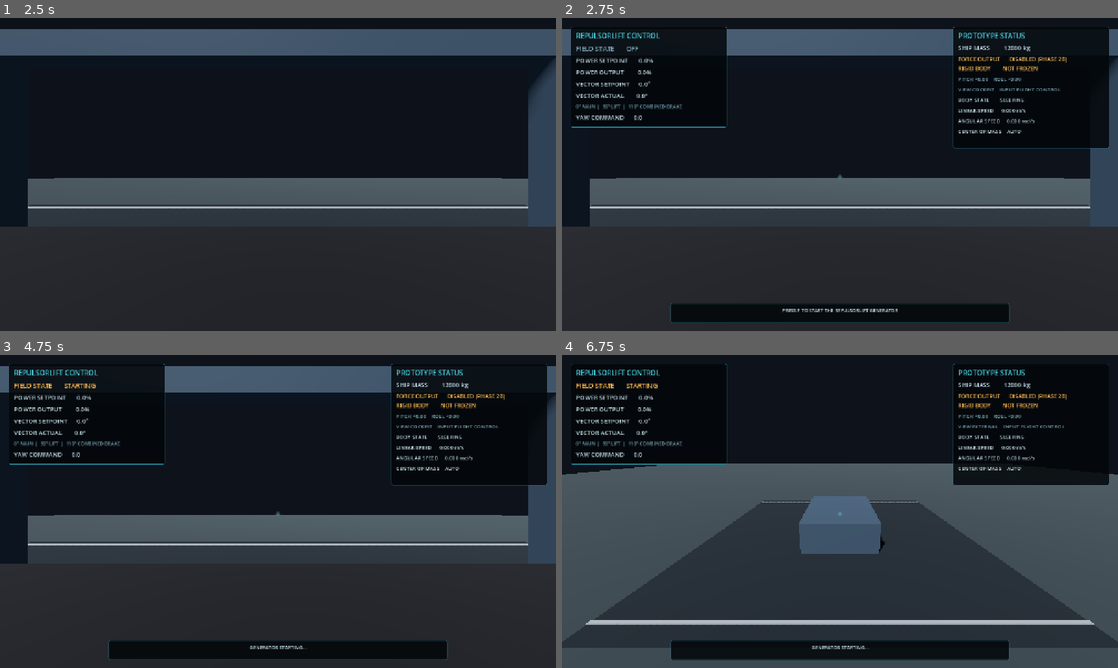
Above: before the commit, frames 1-4 (two rows, left to right).
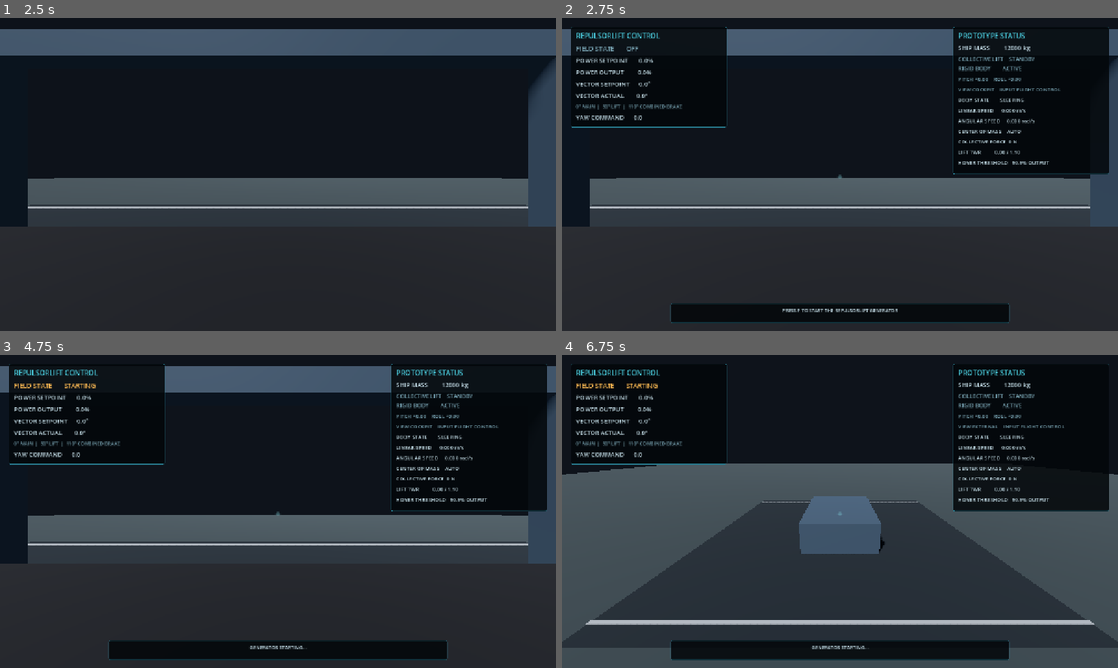
Above: after the commit, the same moments.

Repository: OvalDreamX/Gd-Proyect
Game: Godot game, scene res://scenes/test_range.tscn
Same seed, same stepped clock (60 frames per second), same inputs: the game is played once before the commit and once after it.
Inputs (mouse positions are in pixels of both pictures, inside the frame that each line leads up to):
- Up to frame 1 (2.5 s): tap Enter at 0.5 s; move the mouse to (305, 174) at 0.52 s; hold F (interact) 0.53-1.28 s; hold W (move_forward) from 0.53 s (still down); tap Space (jump) at 0.77, 1.52 s; move the mouse to (250, 174) at 1.27 s; tap F (interact) at 1.35, 2.3 s; move the mouse to (289, 168) at 2.02 s; hold C (ship_camera_toggle) from 2.03 s (still down)
- Up to frame 2 (2.75 s): keep holding W (move_forward); keep holding C (ship_camera_toggle)
- Up to frame 3 (4.75 s): keep holding W (move_forward); tap F (interact) at 2.75, 3.05, 3.5, 4.55 s; move the mouse to (272, 517) at 2.77 s; release C (ship_camera_toggle) at 2.78 s; tap Q (ship_vector_decrease) at 2.85 s; tap Space (jump) at 3.02, 3.77, 4.52 s; move the mouse to (316, 514) at 3.52 s; hold F (interact) 3.53-4.28 s; tap E (ship_vector_increase) at 3.6 s; move the mouse to (233, 508) at 4.27 s; tap Shift at 4.35 s
- Up to frame 4 (6.75 s): tap Enter at 5 s; move the mouse to (845, 511) at 5.02 s; hold F (interact) 5.03-5.78 s; move the mouse to (817, 505) at 5.77 s; release W (move_forward) at 5.78 s; hold D (move_right) 5.78-6.53 s; tap F (interact) at 5.85 s; tap Space (jump) at 6.02 s; move the mouse to (867, 511) at 6.52 s; hold W (move_forward) from 6.53 s (still down); hold C (ship_camera_toggle) from 6.53 s (still down)

Frame 1 is identical in both runs. In frame 2, 1.0% of the frame differs, in the area x 70-99%, y 12-50%; in frame 3, 1.0%; in frame 4, 2.7%.

Commit message:
2D

Diff:
--- a/scenes/ship.tscn
+++ b/scenes/ship.tscn
@@ -1,8 +1,9 @@
-[gd_scene load_steps=14 format=3]
+[gd_scene load_steps=15 format=3]
 
 [ext_resource type="Script" path="res://scripts/ship_interactable.gd" id="1_ship"]
 [ext_resource type="Script" path="res://scripts/ship_flight_controller.gd" id="2_flight_controller"]
 [ext_resource type="Script" path="res://scripts/ship_camera_controller.gd" id="3_camera_controller"]
+[ext_resource type="Script" path="res://scripts/repulsorlift_system.gd" id="4_repulsorlift_system"]
 
 [sub_resource type="BoxShape3D" id="BoxShape_hull"]
 size = Vector3(3.6, 1.5, 5.2)
@@ -118,5 +119,8 @@
 near = 0.05
 current = false
 
+[node name="RepulsorliftSystem" type="Node" parent="."]
+script = ExtResource("4_repulsorlift_system")
+
 [node name="FlightController" type="Node" parent="."]
 script = ExtResource("2_flight_controller")
--- a/scripts/flight_hud.gd
+++ b/scripts/flight_hud.gd
@@ -24,6 +24,9 @@
 var _linear_velocity_label: Label
 var _angular_velocity_label: Label
 var _com_mode_label: Label
+var _lift_force_label: Label
+var _lift_twr_label: Label
+var _hover_power_label: Label
 var _instruction_label: Label
 var _debug_overview_panel: PanelContainer
 var _debug_overview_label: Label
@@ -49,8 +52,6 @@
 	var roll: float = float(telemetry.get("roll_command", 0.0))
 	var mass_kg: float = float(telemetry.get("ship_mass_kg", 0.0))
 	var body_frozen: bool = bool(telemetry.get("rigid_body_frozen", true))
-	var physics_connected: bool = bool(telemetry.get("physics_output_connected", false))
-	var controls_armed: bool = bool(telemetry.get("controls_armed", true))
 	var camera_view: String = str(telemetry.get("camera_view", "COCKPIT"))
 	var input_mode: String = str(telemetry.get("input_mode", "FLIGHT CONTROL"))
 	var camera_yaw: float = float(telemetry.get("camera_yaw_degrees", 0.0))
@@ -62,6 +63,13 @@
 	var angular_velocity: Vector3 = telemetry.get("ship_angular_velocity", Vector3.ZERO)
 	var is_sleeping: bool = bool(telemetry.get("ship_is_sleeping", false))
 	var com_mode: String = str(telemetry.get("center_of_mass_mode", "AUTO"))
+	var lift_force_vector: Vector3 = telemetry.get("lift_force_vector", Vector3.ZERO)
+	var lift_force_n: float = float(telemetry.get("lift_force_newtons", 0.0))
+	var actual_lift_twr: float = float(telemetry.get("lift_actual_twr", 0.0))
+	var maximum_lift_twr: float = float(telemetry.get("lift_maximum_twr", 0.0))
+	var hover_power_percent: float = float(telemetry.get("lift_hover_power_percent", -1.0))
+	var gravity_magnitude: float = float(telemetry.get("lift_gravity_magnitude", 0.0))
+	var field_online: bool = bool(telemetry.get("lift_field_online", false))
 
 	_field_state_label.text = "FIELD STATE       %s" % field_state
 	match field_state:
@@ -73,8 +81,8 @@
 			_instruction_label.text = "GENERATOR STARTING..."
 		"ONLINE":
 			_field_state_label.add_theme_color_override("font_color", COLOR_ONLINE)
-			if controls_armed:
-				_instruction_label.text = "FIELD ONLINE  |  COMMAND INPUT IS NOT YET CONNECTED TO PHYSICS"
+			if bool(telemetry.get("controls_armed", true)):
+				_instruction_label.text = "FIELD ONLINE  |  COLLECTIVE LIFT TEST IS FIXED VERTICAL"
 			else:
 				_instruction_label.text = "RELEASE W/S, Q/E AND A/D TO ARM THE COMMAND INPUTS"
 		_:
@@ -93,14 +101,20 @@
 	_linear_velocity_label.text = "LINEAR SPEED      %.3f m/s" % linear_velocity.length()
 	_angular_velocity_label.text = "ANGULAR SPEED     %.3f rad/s" % angular_velocity.length()
 	_com_mode_label.text = "CENTER OF MASS    %s" % com_mode
-
-	if physics_connected:
-		_physics_label.text = "FORCE OUTPUT      CONNECTED"
+	_lift_force_label.text = "COLLECTIVE FORCE  %s N" % String.num(lift_force_n, 0)
+	_lift_twr_label.text = "LIFT TWR          %.2f / %.2f" % [actual_lift_twr, maximum_lift_twr]
+	if hover_power_percent >= 0.0 and hover_power_percent <= 100.0:
+		_hover_power_label.text = "HOVER THRESHOLD   %.1f%% OUTPUT" % hover_power_percent
+	else:
+		_hover_power_label.text = "HOVER THRESHOLD   UNREACHABLE"
+
+	if field_online:
+		_physics_label.text = "COLLECTIVE LIFT    ONLINE"
 		_physics_label.add_theme_color_override("font_color", COLOR_ONLINE)
 	else:
-		_physics_label.text = "FORCE OUTPUT      DISABLED (PHASE 2B)"
-		_physics_label.add_theme_color_override("font_color", COLOR_WARNING)
-	_physics_label.text += "\nRIGID BODY        %s" % ("FROZEN" if body_frozen else "NOT FROZEN")
+		_physics_label.text = "COLLECTIVE LIFT    STANDBY"
+		_physics_label.add_theme_color_override("font_color", COLOR_MUTED)
+	_physics_label.text += "\nRIGID BODY        %s" % ("FROZEN" if body_frozen else "ACTIVE")
 
 	_debug_overview_panel.visible = debug_enabled
 	if debug_enabled:
@@ -108,10 +122,12 @@
 			"VIEW: %s     INPUT: %s\n" % [camera_view, input_mode]
 			+ "VIRTUAL PITCH: %+.3f     ROLL: %+.3f\n" % [pitch, roll]
 			+ "CAMERA YAW: %+.1f°     PITCH: %+.1f°\n" % [camera_yaw, camera_pitch]
-			+ "DEBUG UI INTERACTION: %s" % ("ACTIVE" if debug_interaction else "INACTIVE")
-			+ "\nWORLD POS: (%.3f, %.3f, %.3f) m\n" % [ship_position.x, ship_position.y, ship_position.z]
+			+ "DEBUG UI INTERACTION: %s\n" % ("ACTIVE" if debug_interaction else "INACTIVE")
+			+ "WORLD POS: (%.3f, %.3f, %.3f) m\n" % [ship_position.x, ship_position.y, ship_position.z]
 			+ "LINEAR VEL: (%.3f, %.3f, %.3f) m/s\n" % [linear_velocity.x, linear_velocity.y, linear_velocity.z]
 			+ "ANGULAR VEL: (%.3f, %.3f, %.3f) rad/s\n" % [angular_velocity.x, angular_velocity.y, angular_velocity.z]
+			+ "LIFT FORCE: (%.0f, %.0f, %.0f) N\n" % [lift_force_vector.x, lift_force_vector.y, lift_force_vector.z]
+			+ "LIFT TWR: %.2f / %.2f    GRAVITY: %.2f m/s²\n" % [actual_lift_twr, maximum_lift_twr, gravity_magnitude]
 			+ "BODY: %s    COM MODE: %s" % ["SLEEPING" if is_sleeping else "ACTIVE", com_mode]
 		)
 
@@ -138,13 +154,16 @@
 	var status_content := _create_panel_content(status_panel)
 	_add_label(status_content, "PROTOTYPE STATUS", 16, COLOR_ACCENT)
 	_mass_label = _add_label(status_content, "SHIP MASS         -- kg", 14, COLOR_TEXT)
-	_physics_label = _add_label(status_content, "FORCE OUTPUT      DISABLED (BASELINE)", 13, COLOR_WARNING)
+	_physics_label = _add_label(status_content, "COLLECTIVE LIFT    STANDBY", 13, COLOR_MUTED)
 	_pitch_roll_label = _add_label(status_content, "PITCH +0.00    ROLL +0.00", 12, COLOR_MUTED)
 	_camera_mode_label = _add_label(status_content, "VIEW COCKPIT    INPUT FLIGHT CONTROL", 12, COLOR_MUTED)
 	_body_state_label = _add_label(status_content, "BODY STATE        ACTIVE", 12, COLOR_TEXT)
 	_linear_velocity_label = _add_label(status_content, "LINEAR SPEED      0.000 m/s", 12, COLOR_TEXT)
 	_angular_velocity_label = _add_label(status_content, "ANGULAR SPEED     0.000 rad/s", 12, COLOR_TEXT)
 	_com_mode_label = _add_label(status_content, "CENTER OF MASS    AUTO", 12, COLOR_TEXT)
+	_lift_force_label = _add_label(status_content, "COLLECTIVE FORCE  0 N", 12, COLOR_TEXT)
+	_lift_twr_label = _add_label(status_content, "LIFT TWR          0.00 / 1.10", 12, COLOR_TEXT)
+	_hover_power_label = _add_label(status_content, "HOVER THRESHOLD   90.9% OUTPUT", 12, COLOR_TEXT)
 
 	var reticle := Label.new()
 	reticle.name = "AttitudeReferencePlaceholder"
@@ -160,7 +179,7 @@
 	reticle.offset_bottom = 12.0
 	root.add_child(reticle)
 
-	_debug_overview_panel = _create_panel(root, Vector2(20.0, 270.0), Vector2(420.0, 218.0))
+	_debug_overview_panel = _create_panel(root, Vector2(20.0, 270.0), Vector2(440.0, 260.0))
 	_debug_overview_panel.name = "DebugOverviewPanel"
 	_debug_overview_panel.visible = false
 	var debug_content := _create_panel_content(_debug_overview_panel)
@@ -209,7 +228,7 @@
 	panel.offset_left = -380.0
 	panel.offset_right = -20.0
 	panel.offset_top = 20.0
-	panel.offset_bottom = 300.0
+	panel.offset_bottom = 360.0
 	panel.mouse_filter = Control.MOUSE_FILTER_IGNORE
 	panel.add_theme_stylebox_override("panel", _make_panel_style())
 	parent.add_child(panel)
--- /dev/null
+++ b/scripts/repulsorlift_system.gd
@@ -0,0 +1,87 @@
+extends Node
+class_name RepulsorliftSystem
+
+## Phase 2D: fixed-direction collective lift test.
+##
+## This component converts the generator's actual power output into one
+## upward resultant force at the ship's center of mass. It does not model
+## individual vanes, directional vectoring, torque, FCC, heat, or damage.
+## The test direction is opposite the gravity vector so the lift remains
+## vertical even if a later test uses a non-standard gravity direction.
+
+@export_category("Collective lift")
+## PLACEHOLDER from GDD Section 9.6: approximately 1.1 TWR for the four
+## bottom vanes collectively. This is a prototype tuning value, not balance.
+@export_range(0.1, 2.0, 0.05) var maximum_lift_twr: float = 1.1
+
+const MINIMUM_GRAVITY_MAGNITUDE: float = 0.0001
+const MINIMUM_MASS_KG: float = 0.0001
+
+@onready var _ship: ShipInteractable = get_parent() as ShipInteractable
+
+var _last_field_online: bool = false
+var _last_power_output: float = 0.0
+var _last_force: Vector3 = Vector3.ZERO
+var _last_gravity_magnitude: float = 0.0
+var _last_actual_twr: float = 0.0
+
+
+func _ready() -> void:
+	if _ship == null:
+		push_error("RepulsorliftSystem must be a child of ShipInteractable.")
+		set_process(false)
+		set_physics_process(false)
+
+
+## Called exactly once per physics tick by ShipFlightController.
+## Forces are not multiplied by delta: Godot expects a continuous force to be
+## submitted every physics update and integrates it using the physics timestep.
+func apply_collective_lift(field_online: bool, power_output: float) -> void:
+	_last_field_online = field_online
+	_last_power_output = clampf(power_output, 0.0, 1.0) if field_online else 0.0
+	_last_force = Vector3.ZERO
+	_last_gravity_magnitude = 0.0
+	_last_actual_twr = 0.0
+
+	if not is_instance_valid(_ship) or _ship.freeze:
+		return
+	if not field_online or _last_power_output <= 0.0:
+		return
+	if _ship.mass <= MINIMUM_MASS_KG:
+		return
+
+	# Use Godot's effective gravity vector so world gravity and Area3D gravity
+	# overrides share the same reference used by the rigid-body simulation.
+	var gravity: Vector3 = _ship.get_gravity()
+	_last_gravity_magnitude = gravity.length()
+	if _last_gravity_magnitude <= MINIMUM_GRAVITY_MAGNITUDE:
+		return
+
+	# A TWR of 1.0 exactly balances gravity. The 1.1 placeholder therefore
+	# gives 10% excess force at maximum output, with hover near 90.9% output.
+	_last_actual_twr = maximum_lift_twr * _last_power_output
+	var maximum_force_newtons: float = _ship.mass * _last_gravity_magnitude * maximum_lift_twr
+	_last_force = -gravity.normalized() * maximum_force_newtons * _last_power_output
+
+	# Central force acts through the center of mass: collective lift creates
+	# translation only and deliberately introduces no pitch/roll/yaw torque.
+	_ship.apply_central_force(_last_force)
+
+
+## Read-only values for HUD/debug telemetry. No simulation state is exposed
+## for the HUD to modify.
+func get_telemetry() -> Dictionary:
+	var hover_power_percent: float = -1.0
+	if maximum_lift_twr > 0.0:
+		hover_power_percent = 100.0 / maximum_lift_twr
+
+	return {
+		"lift_field_online": _last_field_online,
+		"lift_power_output": _last_power_output,
+		"lift_force_vector": _last_force,
+		"lift_force_newtons": _last_force.length(),
+		"lift_actual_twr": _last_actual_twr,
+		"lift_maximum_twr": maximum_lift_twr,
+		"lift_hover_power_percent": hover_power_percent,
+		"lift_gravity_magnitude": _last_gravity_magnitude,
+	}
--- a/scripts/ship_flight_controller.gd
+++ b/scripts/ship_flight_controller.gd
@@ -1,12 +1,10 @@
 extends Node
 class_name ShipFlightController
 
-## Phase 2A/2B: collects ship commands, manages field activation, and routes
-## mouse input between virtual flight controls and camera look.
-##
-## IMPORTANT: This script still does not apply forces, impulses, torques, or
-## modify the ship's transform/velocity. The rigid body remains frozen until
-## the GDD's rigid-body and collective-lift milestones are tested.
+## Ship-owned input and field-state controller.
+## Phase 2D adds one narrow connection: actual field power drives the
+## RepulsorliftSystem's fixed vertical collective-lift test.
+## This controller still does not calculate forces or manipulate the body.
 
 enum FieldState {
 	OFF,
@@ -34,9 +32,11 @@
 
 const MIN_VECTOR_DISTRIBUTION_DEGREES: float = 0.0
 const MAX_VECTOR_DISTRIBUTION_DEGREES: float = 110.0
+const TELEMETRY_UPDATE_INTERVAL_SECONDS: float = 0.1
 
 @onready var _ship: ShipInteractable = get_parent() as ShipInteractable
 @onready var _camera_controller: ShipCameraController = get_node("../CameraController") as ShipCameraController
+@onready var _repulsorlift_system: RepulsorliftSystem = get_node("../RepulsorliftSystem") as RepulsorliftSystem
 
 var _hud: FlightHUD
 var _field_state: int = FieldState.OFF
@@ -55,15 +55,15 @@
 var _debug_interaction_mode: bool = false
 var _debug_overview_enabled: bool = false
 var _pilot_was_ready: bool = false
-const TELEMETRY_UPDATE_INTERVAL_SECONDS: float = 0.1
 var _telemetry_time_remaining: float = 0.0
 
 
 func _ready() -> void:
-	if _ship == null or _camera_controller == null:
-		push_error("ShipFlightController requires its ShipInteractable parent and CameraController sibling.")
+	if _ship == null or _camera_controller == null or _repulsorlift_system == null:
+		push_error("ShipFlightController requires ShipInteractable, CameraController, and RepulsorliftSystem.")
 		set_process(false)
 		set_process_unhandled_input(false)
+		set_physics_process(false)
 		return
 
 	_hud = FlightHUD.new()
@@ -93,7 +93,7 @@
 			_camera_look_mode = not _camera_look_mode
 			if _debug_interaction_mode:
 				_require_neutral_controls = true
-			_debug_interaction_mode = false
+				_debug_interaction_mode = false
 			_update_mouse_mode()
 			_publish_telemetry()
 			get_viewport().set_input_as_handled()
@@ -131,8 +131,6 @@
 
 	if event is InputEventMouseMotion:
 		if _debug_interaction_mode:
-			# Shift temporarily releases the cursor for future debug widgets.
-			# No flight or camera input is accepted in this mode.
 			get_viewport().set_input_as_handled()
 			return
 
@@ -185,10 +183,9 @@
 		_publish_telemetry()
 
 	if not pilot_ready:
-		# Safe default for a future disembark implementation: the field shuts
-		# down automatically if pilot occupancy ends.
 		if _field_state != FieldState.OFF:
 			_turn_field_off()
+		_repulsorlift_system.apply_collective_lift(false, 0.0)
 		return
 
 	var telemetry_changed: bool = false
@@ -205,6 +202,14 @@
 	elif not is_zero_approx(_yaw_command):
 		_yaw_command = 0.0
 		telemetry_changed = true
+
+	# This is the only connection between field output and physical movement
+	# in this milestone. The RepulsorliftSystem submits one central force per
+	# physics tick; vector direction remains fixed upward for the Step 2 test.
+	_repulsorlift_system.apply_collective_lift(
+		_field_state == FieldState.ONLINE,
+		_field_power_output
+	)
 
 	if telemetry_changed:
 		_publish_telemetry()
@@ -231,6 +236,7 @@
 	_field_power_command = 0.0
 	_field_power_output = 0.0
 	_yaw_command = 0.0
+	_repulsorlift_system.apply_collective_lift(false, 0.0)
 	_set_field_state(FieldState.OFF)
 
 
@@ -351,9 +357,10 @@
 		"ship_is_sleeping": _ship.sleeping,
 		"center_of_mass_mode": "AUTO" if _ship.center_of_mass_mode == RigidBody3D.CENTER_OF_MASS_MODE_AUTO else "CUSTOM",
 		"rigid_body_frozen": _ship.freeze,
-		"physics_output_connected": false,
+		"physics_output_connected": true,
 		"controls_armed": not _require_neutral_controls,
 	}
+	snapshot.merge(_repulsorlift_system.get_telemetry(), true)
 	_hud.update_telemetry(snapshot)
 
 
Not shown, added: INSTALL_PHASE_2D.md
